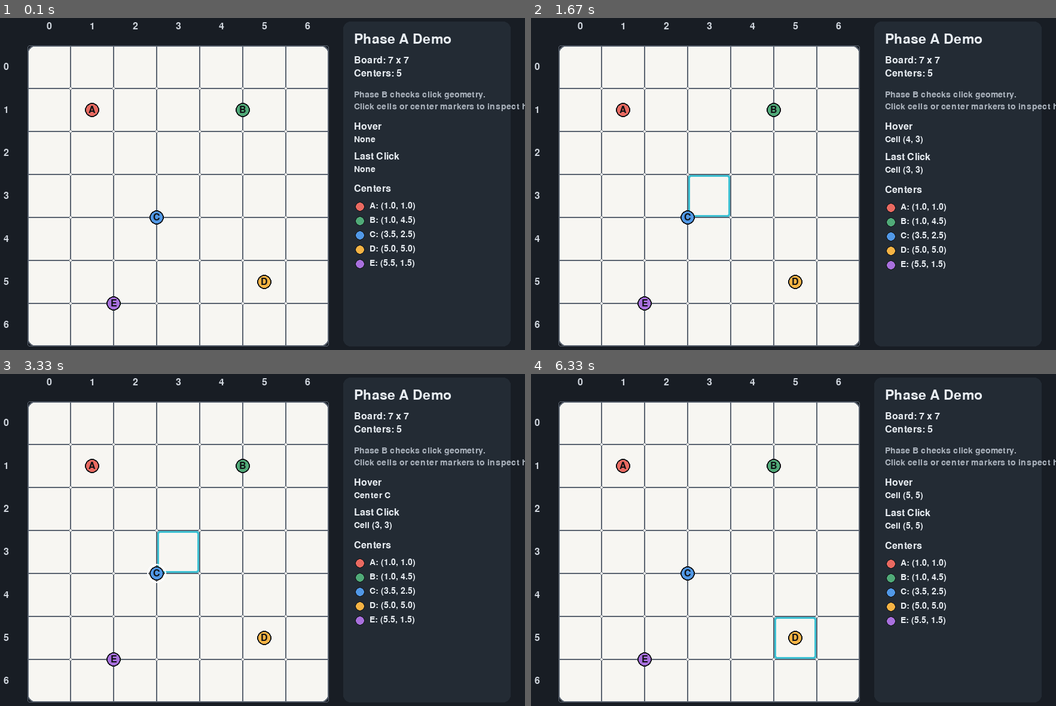
Above: before the commit, frames 1-4 (two rows, left to right).
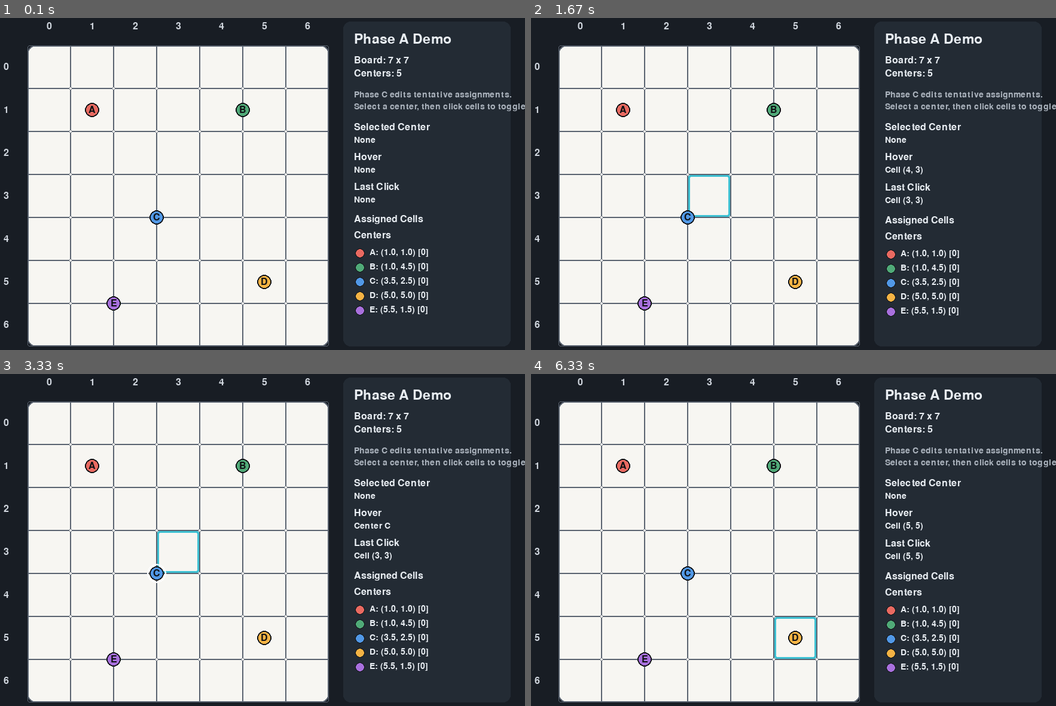
Above: after the commit, the same moments.

Repository: Santiago23florido/galaxy-graph-lab
Game: pygame game, started from galaxy_graph_lab/main.py
Same seed, same stepped clock (60 frames per second), same inputs: the game is played once before the commit and once after it.
Inputs (mouse positions are in pixels of both pictures, inside the frame that each line leads up to):
- Up to frame 1 (0.1 s): no input
- Up to frame 2 (1.67 s): press the mouse at (793, 207) at 0.37 s; move the mouse to (725, 197) at 0.47 s; release the mouse at (657, 187) at 0.6 s; hold R 0.67-1.13 s; click (903, 137) at 1.22 s; press the mouse at (709, 197) at 1.53 s; move the mouse to (688, 243) at 1.63 s
- Up to frame 3 (3.33 s): release the mouse at (136, 649) at 1.77 s; press the mouse at (178, 553) at 1.87 s; move the mouse to (141, 510) at 1.97 s; release the mouse at (99, 470) at 2.1 s; press the mouse at (178, 553) at 2.2 s; move the mouse to (152, 576) at 2.3 s; release the mouse at (131, 603) at 2.43 s; press the mouse at (178, 553) at 2.53 s; move the mouse to (194, 593) at 2.63 s; release the mouse at (215, 636) at 2.77 s; press the mouse at (178, 553) at 2.87 s; move the mouse to (162, 559) at 2.97 s; release the mouse at (152, 566) at 3.1 s; press the mouse at (178, 553) at 3.2 s; move the mouse to (152, 576) at 3.3 s
- Up to frame 4 (6.33 s): release the mouse at (662, 603) at 3.43 s; press the mouse at (709, 553) at 3.53 s; move the mouse to (730, 599) at 3.63 s; release the mouse at (756, 649) at 3.77 s; press the mouse at (709, 553) at 3.87 s; move the mouse to (798, 486) at 3.97 s; release the mouse at (888, 423) at 4.1 s; press the mouse at (709, 553) at 4.2 s; move the mouse to (720, 520) at 4.3 s; release the mouse at (730, 490) at 4.43 s; press the mouse at (709, 553) at 4.53 s; move the mouse to (788, 583) at 4.63 s; release the mouse at (872, 619) at 4.77 s; press the mouse at (709, 553) at 4.87 s; move the mouse to (767, 559) at 4.97 s; release the mouse at (819, 569) at 5.1 s; press the mouse at (709, 553) at 5.2 s; move the mouse to (798, 556) at 5.3 s; release the mouse at (882, 559) at 5.43 s; press the mouse at (709, 553) at 5.53 s; move the mouse to (709, 569) at 5.63 s; release the mouse at (704, 586) at 5.77 s; press the mouse at (709, 553) at 5.87 s; move the mouse to (688, 536) at 5.97 s; release the mouse at (667, 520) at 6.1 s; click (788, 629) at 6.22 s

The runs differ from the first frame. In frame 1, 2.3% of the frame differs, in the area x 67-100%, y 22-90%; in frame 2, 2.4%; in frame 3, 2.5%; in frame 4, 2.4%.

Commit message:
Editable geometry assignment

Diff:
--- a/galaxy_graph_lab/main.py
+++ b/galaxy_graph_lab/main.py
@@ -10,9 +10,9 @@
 
 if __package__ in {None, ""}:
     sys.path.insert(0, str(Path(__file__).resolve().parent.parent))
-    from galaxy_graph_lab.ui.app import run_phase_b_app
+    from galaxy_graph_lab.ui.app import run_phase_c_app
 else:
-    from .ui.app import run_phase_b_app
+    from .ui.app import run_phase_c_app
 
 
 def build_status_report() -> str:
@@ -24,15 +24,15 @@
             f"Python: {sys.version.split()[0]}",
             f"Pygame: {pygame.version.ver}",
             "Status: environment is ready.",
-            "UI Phase: B (clickable board geometry)",
+            "UI Phase: C (basic editable assignment)",
         ]
     )
 
 
 def main() -> None:
-    """Launch the Phase B Pygame window with one fixed puzzle."""
+    """Launch the Phase C Pygame window with one fixed puzzle."""
 
-    run_phase_b_app()
+    run_phase_c_app()
 
 
 if __name__ == "__main__":
--- /dev/null
+++ b/galaxy_graph_lab/tests/test_phaseC_pygame_ui.py
@@ -0,0 +1,69 @@
+from __future__ import annotations
+
+import os
+import unittest
+from unittest.mock import patch
+
+from galaxy_graph_lab.core import Cell
+from galaxy_graph_lab.ui.app import run_phase_c_app
+from galaxy_graph_lab.ui.game_state import EditablePuzzleState
+from galaxy_graph_lab.ui.renderer import GeometryHit
+
+
+class PhaseCPygameUiTests(unittest.TestCase):
+    def setUp(self) -> None:
+        self.state = EditablePuzzleState.from_center_ids(("A", "B", "C"))
+
+    def test_clicking_center_selects_it(self) -> None:
+        self.state.apply_left_click(GeometryHit(kind="center", center_id="B"))
+
+        self.assertEqual(self.state.selected_center_id, "B")
+        self.assertEqual(self.state.last_hit, GeometryHit(kind="center", center_id="B"))
+
+    def test_clicking_cell_assigns_it_to_selected_center(self) -> None:
+        self.state.apply_left_click(GeometryHit(kind="center", center_id="A"))
+        self.state.apply_left_click(GeometryHit(kind="cell", cell=Cell(2, 3)))
+
+        self.assertEqual(self.state.assigned_center_for_cell(Cell(2, 3)), "A")
+
+    def test_clicking_same_cell_again_clears_it(self) -> None:
+        hit = GeometryHit(kind="cell", cell=Cell(1, 1))
+        self.state.apply_left_click(GeometryHit(kind="center", center_id="A"))
+        self.state.apply_left_click(hit)
+        self.state.apply_left_click(hit)
+
+        self.assertIsNone(self.state.assigned_center_for_cell(Cell(1, 1)))
+
+    def test_clicking_cell_with_different_selected_center_reassigns_it(self) -> None:
+        hit = GeometryHit(kind="cell", cell=Cell(4, 5))
+        self.state.apply_left_click(GeometryHit(kind="center", center_id="A"))
+        self.state.apply_left_click(hit)
+        self.state.apply_left_click(GeometryHit(kind="center", center_id="C"))
+        self.state.apply_left_click(hit)
+
+        self.assertEqual(self.state.assigned_center_for_cell(Cell(4, 5)), "C")
+
+    def test_clicking_cell_without_selected_center_does_nothing(self) -> None:
+        self.state.apply_left_click(GeometryHit(kind="cell", cell=Cell(0, 0)))
+
+        self.assertIsNone(self.state.assigned_center_for_cell(Cell(0, 0)))
+
+    def test_reset_assignments_clears_state(self) -> None:
+        self.state.apply_left_click(GeometryHit(kind="center", center_id="A"))
+        self.state.apply_left_click(GeometryHit(kind="cell", cell=Cell(0, 1)))
+        self.state.reset_assignments()
+
+        self.assertEqual(dict(self.state.assigned_center_by_cell), {})
+        self.assertIsNone(self.state.last_hit)
+
+    def test_phase_c_app_runs_headless_for_one_frame(self) -> None:
+        with patch.dict(
+            os.environ,
+            {"SDL_VIDEODRIVER": "dummy", "SDL_AUDIODRIVER": "dummy"},
+            clear=False,
+        ):
+            run_phase_c_app(max_frames=1)
+
+
+if __name__ == "__main__":
+    unittest.main()
--- a/galaxy_graph_lab/ui/__init__.py
+++ b/galaxy_graph_lab/ui/__init__.py
@@ -1,10 +1,12 @@
 """Pygame interface layer for the Galaxy MVP."""
 
-from .app import run_phase_a_app, run_phase_b_app
+from .app import run_phase_a_app, run_phase_b_app, run_phase_c_app
+from .game_state import EditablePuzzleState
 from .puzzle_loader import FixedPuzzle, load_phase_a_puzzle
 from .renderer import GeometryHit, cell_at_pixel, center_at_pixel, hit_test_board_geometry
 
 __all__ = [
+    "EditablePuzzleState",
     "FixedPuzzle",
     "GeometryHit",
     "cell_at_pixel",
@@ -13,4 +15,5 @@
     "load_phase_a_puzzle",
     "run_phase_a_app",
     "run_phase_b_app",
+    "run_phase_c_app",
 ]
--- a/galaxy_graph_lab/ui/app.py
+++ b/galaxy_graph_lab/ui/app.py
@@ -2,12 +2,13 @@
 
 import pygame
 
+from .game_state import EditablePuzzleState
 from .puzzle_loader import load_phase_a_puzzle
 from .renderer import build_board_layout, draw_phase_a_scene, hit_test_board_geometry
 
 
-def run_phase_b_app(max_frames: int | None = None) -> None:
-    """Open the Phase B Pygame window with clickable board geometry."""
+def run_phase_c_app(max_frames: int | None = None) -> None:
+    """Open the Phase C Pygame window with editable tentative assignments."""
 
     pygame.init()
 
@@ -15,7 +16,7 @@
         puzzle = load_phase_a_puzzle()
         layout = build_board_layout(puzzle.puzzle_data)
         surface = pygame.display.set_mode((layout.window_width, layout.window_height))
-        pygame.display.set_caption("Galaxy Graph Lab - Phase B")
+        pygame.display.set_caption("Galaxy Graph Lab - Phase C")
 
         clock = pygame.time.Clock()
         title_font = pygame.font.Font(None, 34)
@@ -25,7 +26,9 @@
         running = True
         frame_count = 0
         hovered_hit = None
-        selected_hit = None
+        game_state = EditablePuzzleState.from_center_ids(
+            tuple(center.id for center in puzzle.puzzle_data.centers)
+        )
 
         while running:
             for event in pygame.event.get():
@@ -33,6 +36,8 @@
                     running = False
                 elif event.type == pygame.KEYDOWN and event.key == pygame.K_ESCAPE:
                     running = False
+                elif event.type == pygame.KEYDOWN and event.key == pygame.K_r:
+                    game_state.reset_assignments()
                 elif event.type == pygame.MOUSEMOTION:
                     hovered_hit = hit_test_board_geometry(
                         puzzle.puzzle_data,
@@ -40,18 +45,21 @@
                         event.pos,
                     )
                 elif event.type == pygame.MOUSEBUTTONDOWN and event.button == 1:
-                    selected_hit = hit_test_board_geometry(
+                    clicked_hit = hit_test_board_geometry(
                         puzzle.puzzle_data,
                         layout,
                         event.pos,
                     )
+                    game_state.apply_left_click(clicked_hit)
 
             draw_phase_a_scene(
                 surface,
                 puzzle,
                 layout,
+                assigned_center_by_cell=game_state.assigned_center_by_cell,
                 hovered_hit=hovered_hit,
-                selected_hit=selected_hit,
+                last_hit=game_state.last_hit,
+                selected_center_id=game_state.selected_center_id,
                 title_font=title_font,
                 body_font=body_font,
                 small_font=small_font,
@@ -66,7 +74,13 @@
         pygame.quit()
 
 
+def run_phase_b_app(max_frames: int | None = None) -> None:
+    """Compatibility wrapper for the previous Phase B entrypoint name."""
+
+    run_phase_c_app(max_frames=max_frames)
+
+
 def run_phase_a_app(max_frames: int | None = None) -> None:
     """Compatibility wrapper for the previous Phase A entrypoint name."""
 
-    run_phase_b_app(max_frames=max_frames)
+    run_phase_c_app(max_frames=max_frames)
--- /dev/null
+++ b/galaxy_graph_lab/ui/game_state.py
@@ -0,0 +1,60 @@
+from __future__ import annotations
+
+from collections.abc import Mapping
+from dataclasses import dataclass, field
+from types import MappingProxyType
+
+from ..core import Cell
+from .renderer import GeometryHit
+
+
+@dataclass(slots=True)
+class EditablePuzzleState:
+    """Mutable Phase C state for tentative center-to-cell assignments."""
+
+    center_ids: tuple[str, ...]
+    selected_center_id: str | None = None
+    last_hit: GeometryHit | None = None
+    _assigned_center_by_cell: dict[Cell, str] = field(default_factory=dict)
+
+    @classmethod
+    def from_center_ids(cls, center_ids: tuple[str, ...]) -> "EditablePuzzleState":
+        return cls(center_ids=center_ids)
+
+    @property
+    def assigned_center_by_cell(self) -> Mapping[Cell, str]:
+        return MappingProxyType(dict(self._assigned_center_by_cell))
+
+    def assigned_center_for_cell(self, cell: Cell) -> str | None:
+        return self._assigned_center_by_cell.get(cell)
+
+    def center_counts(self) -> Mapping[str, int]:
+        counts = {center_id: 0 for center_id in self.center_ids}
+        for center_id in self._assigned_center_by_cell.values():
+            counts[center_id] += 1
+        return MappingProxyType(counts)
+
+    def apply_left_click(self, hit: GeometryHit | None) -> None:
+        """Apply one Phase C interaction using the current left-click policy."""
+
+        self.last_hit = hit
+        if hit is None:
+            return
+
+        if hit.kind == "center" and hit.center_id is not None:
+            self.selected_center_id = hit.center_id
+            return
+
+        if hit.kind != "cell" or hit.cell is None or self.selected_center_id is None:
+            return
+
+        current_owner = self._assigned_center_by_cell.get(hit.cell)
+        if current_owner == self.selected_center_id:
+            del self._assigned_center_by_cell[hit.cell]
+            return
+
+        self._assigned_center_by_cell[hit.cell] = self.selected_center_id
+
+    def reset_assignments(self) -> None:
+        self._assigned_center_by_cell.clear()
+        self.last_hit = None
--- a/galaxy_graph_lab/ui/renderer.py
+++ b/galaxy_graph_lab/ui/renderer.py
@@ -20,6 +20,7 @@
 _TEXT_COLOR = (233, 238, 243)
 _SUBTEXT_COLOR = (172, 180, 190)
 _CENTER_OUTLINE_COLOR = (15, 17, 20)
+_CELL_FILL_ALPHA = 140
 _HOVER_CELL_COLOR = (255, 255, 255)
 _SELECTED_CELL_COLOR = (61, 193, 211)
 _HOVER_CENTER_RING_COLOR = (255, 255, 255)
@@ -191,29 +192,41 @@
     surface: pygame.Surface,
     puzzle: FixedPuzzle,
     layout: BoardLayout,
+    assigned_center_by_cell: dict[Cell, str] | Mapping[Cell, str],
     hovered_hit: GeometryHit | None,
-    selected_hit: GeometryHit | None,
+    last_hit: GeometryHit | None,
+    selected_center_id: str | None,
     title_font: pygame.font.Font,
     body_font: pygame.font.Font,
     small_font: pygame.font.Font,
 ) -> None:
-    """Draw the fixed puzzle board and its clickable geometry."""
+    """Draw the fixed puzzle board and its current editable state."""
 
     surface.fill(_BACKGROUND_COLOR)
     pygame.draw.rect(surface, _BOARD_COLOR, layout.board_rect, border_radius=12)
     pygame.draw.rect(surface, _PANEL_COLOR, layout.sidebar_rect, border_radius=12)
 
+    _draw_assignment_fills(surface, puzzle.puzzle_data, layout, assigned_center_by_cell)
     _draw_cell_highlight(surface, layout, hovered_hit, _HOVER_CELL_COLOR, 2)
-    _draw_cell_highlight(surface, layout, selected_hit, _SELECTED_CELL_COLOR, 4)
+    _draw_cell_highlight(surface, layout, last_hit, _SELECTED_CELL_COLOR, 4)
     _draw_grid(surface, puzzle.puzzle_data, layout)
     _draw_axis_labels(surface, puzzle.puzzle_data, layout, body_font)
-    _draw_centers(surface, puzzle.puzzle_data, layout, hovered_hit, selected_hit, body_font)
+    _draw_centers(
+        surface,
+        puzzle.puzzle_data,
+        layout,
+        hovered_hit,
+        selected_center_id,
+        body_font,
+    )
     _draw_sidebar(
         surface,
         puzzle,
         layout,
+        assigned_center_by_cell,
         hovered_hit,
-        selected_hit,
+        last_hit,
+        selected_center_id,
         title_font,
         body_font,
         small_font,
@@ -225,6 +238,27 @@
         pygame.draw.rect(surface, _GRID_COLOR, cell_rect(layout, cell), width=1, border_radius=3)
 
     pygame.draw.rect(surface, _GRID_COLOR, layout.board_rect, width=2, border_radius=12)
+
+
+def _draw_assignment_fills(
+    surface: pygame.Surface,
+    puzzle_data: PuzzleData,
+    layout: BoardLayout,
+    assigned_center_by_cell: dict[Cell, str] | Mapping[Cell, str],
+) -> None:
+    fill_layer = pygame.Surface((layout.board_width, layout.board_height), pygame.SRCALPHA)
+    center_index_by_id = {
+        center.id: index
+        for index, center in enumerate(puzzle_data.centers)
+    }
+
+    for cell, center_id in assigned_center_by_cell.items():
+        rect = cell_rect(layout, cell).move(-layout.board_left, -layout.board_top)
+        color = _center_color(center_index_by_id[center_id])
+        fill_color = (*color, _CELL_FILL_ALPHA)
+        pygame.draw.rect(fill_layer, fill_color, rect, border_radius=8)
+
+    surface.blit(fill_layer, (layout.board_left, layout.board_top))
 
 
 def _draw_cell_highlight(
@@ -266,7 +300,7 @@
     puzzle_data: PuzzleData,
     layout: BoardLayout,
     hovered_hit: GeometryHit | None,
-    selected_hit: GeometryHit | None,
+    selected_center_id: str | None,
     font: pygame.font.Font,
 ) -> None:
     for index, center in enumerate(puzzle_data.centers):
@@ -277,7 +311,7 @@
         pygame.draw.circle(surface, _CENTER_OUTLINE_COLOR, (x, y), radius, width=2)
         if hovered_hit is not None and hovered_hit.kind == "center" and hovered_hit.center_id == center.id:
             pygame.draw.circle(surface, _HOVER_CENTER_RING_COLOR, (x, y), radius + 4, width=2)
-        if selected_hit is not None and selected_hit.kind == "center" and selected_hit.center_id == center.id:
+        if selected_center_id == center.id:
             pygame.draw.circle(surface, _SELECTED_CENTER_RING_COLOR, (x, y), radius + 8, width=3)
 
         label = font.render(center.id, True, _CENTER_OUTLINE_COLOR)
@@ -290,8 +324,10 @@
     surface: pygame.Surface,
     puzzle: FixedPuzzle,
     layout: BoardLayout,
+    assigned_center_by_cell: dict[Cell, str] | Mapping[Cell, str],
     hovered_hit: GeometryHit | None,
-    selected_hit: GeometryHit | None,
+    last_hit: GeometryHit | None,
+    selected_center_id: str | None,
     title_font: pygame.font.Font,
     body_font: pygame.font.Font,
     small_font: pygame.font.Font,
@@ -318,12 +354,23 @@
     surface.blit(centers_line, (left, top))
     top += centers_line.get_height() + 20
 
-    phase_line = small_font.render("Phase B checks click geometry.", True, _SUBTEXT_COLOR)
-    note_line = small_font.render("Click cells or center markers to inspect hits.", True, _SUBTEXT_COLOR)
+    phase_line = small_font.render("Phase C edits tentative assignments.", True, _SUBTEXT_COLOR)
+    note_line = small_font.render("Select a center, then click cells to toggle them.", True, _SUBTEXT_COLOR)
     surface.blit(phase_line, (left, top))
     top += phase_line.get_height() + 4
     surface.blit(note_line, (left, top))
     top += note_line.get_height() + 18
+
+    selected_title = body_font.render("Selected Center", True, _TEXT_COLOR)
+    surface.blit(selected_title, (left, top))
+    top += selected_title.get_height() + 6
+    selected_center_label = small_font.render(
+        selected_center_id if selected_center_id is not None else "None",
+        True,
+        _TEXT_COLOR,
+    )
+    surface.blit(selected_center_label, (left, top))
+    top += selected_center_label.get_height() + 14
 
     hovered_title = body_font.render("Hover", True, _TEXT_COLOR)
     surface.blit(hovered_title, (left, top))
@@ -332,24 +379,40 @@
     surface.blit(hovered_label, (left, top))
     top += hovered_label.get_height() + 14
 
-    selected_title = body_font.render("Last Click", True, _TEXT_COLOR)
-    surface.blit(selected_title, (left, top))
-    top += selected_title.get_height() + 6
-    selected_label = small_font.render(_hit_label(selected_hit), True, _TEXT_COLOR)
-    surface.blit(selected_label, (left, top))
-    top += selected_label.get_height() + 18
+    last_click_title = body_font.render("Last Click", True, _TEXT_COLOR)
+    surface.blit(last_click_title, (left, top))
+    top += last_click_title.get_height() + 6
+    last_click_label = small_font.render(_hit_label(last_hit), True, _TEXT_COLOR)
+    surface.blit(last_click_label, (left, top))
+    top += last_click_label.get_height() + 18
+
+    assigned_title = body_font.render("Assigned Cells", True, _TEXT_COLOR)
+    surface.blit(assigned_title, (left, top))
+    top += assigned_title.get_height() + 10
 
     centers_title = body_font.render("Centers", True, _TEXT_COLOR)
     surface.blit(centers_title, (left, top))
     top += centers_title.get_height() + 12
+
+    counts_by_center = {
+        center.id: 0
+        for center in puzzle.puzzle_data.centers
+    }
+    for center_id in assigned_center_by_cell.values():
+        counts_by_center[center_id] += 1
 
     for index, center in enumerate(puzzle.puzzle_data.centers):
         color = _center_color(index)
         pygame.draw.circle(surface, color, (left + 10, top + 10), 8)
         pygame.draw.circle(surface, _CENTER_OUTLINE_COLOR, (left + 10, top + 10), 8, width=1)
+        if selected_center_id == center.id:
+            pygame.draw.circle(surface, _SELECTED_CENTER_RING_COLOR, (left + 10, top + 10), 11, width=2)
 
         label = small_font.render(
-            f"{center.id}: ({float(center.row_coord)}, {float(center.col_coord)})",
+            (
+                f"{center.id}: ({float(center.row_coord)}, {float(center.col_coord)})"
+                f" [{counts_by_center[center.id]}]"
+            ),
             True,
             _TEXT_COLOR,
         )
